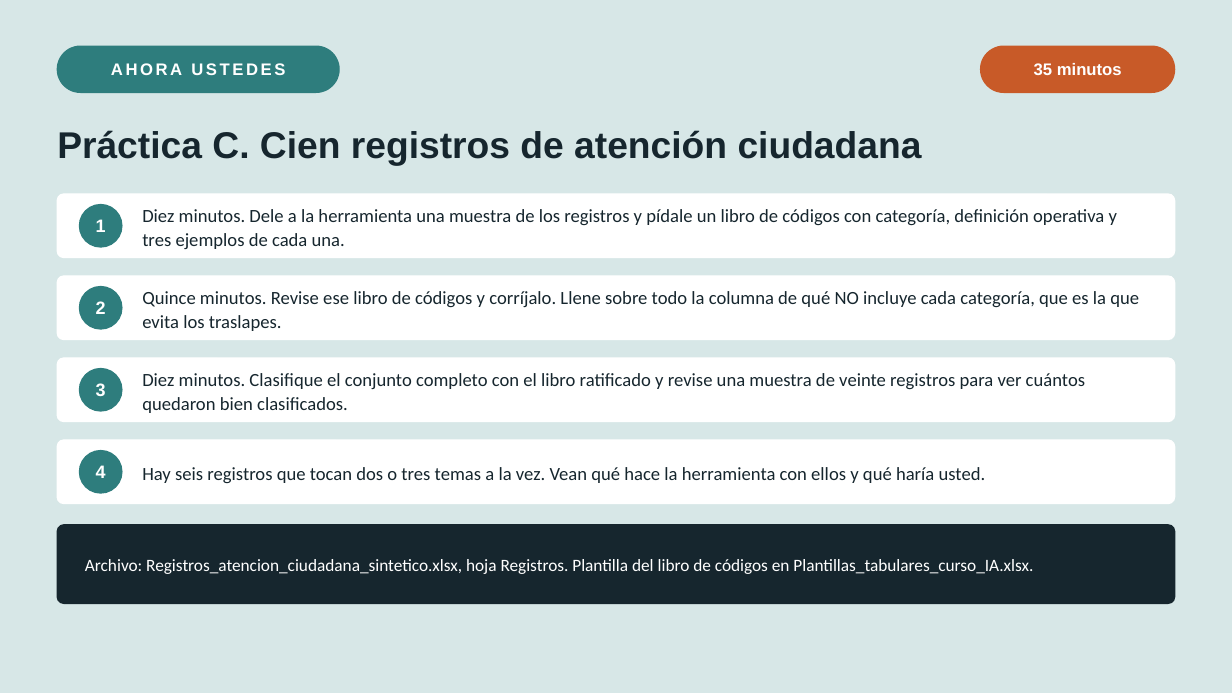
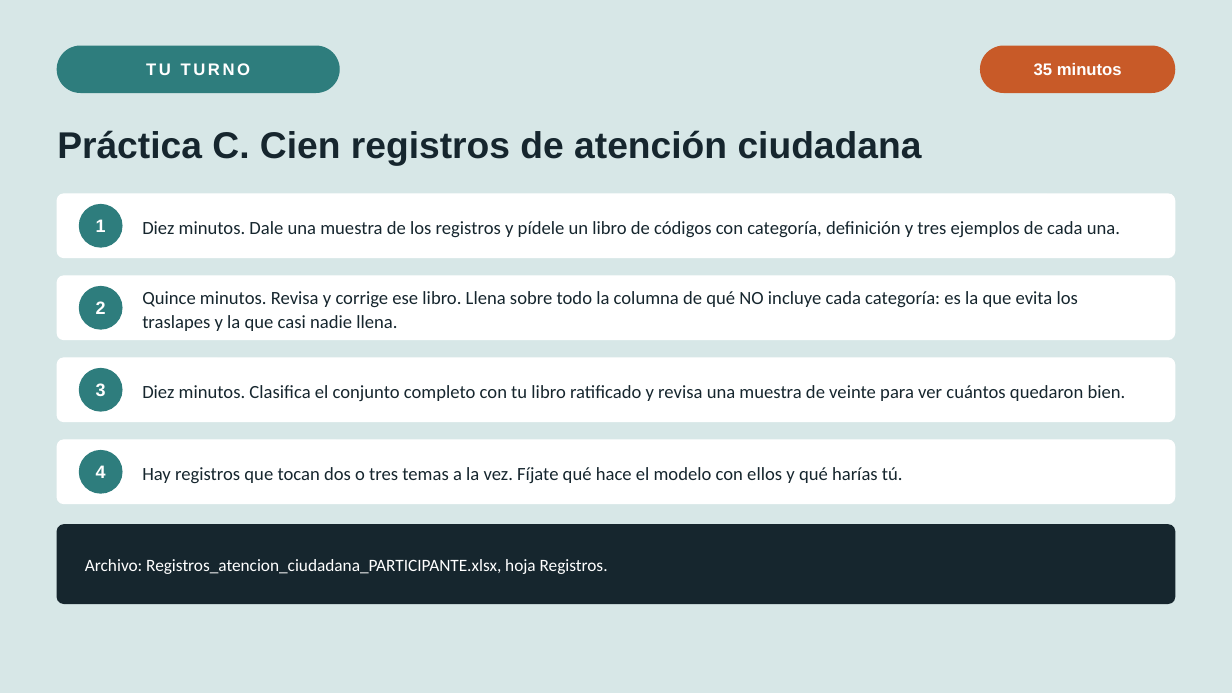
Before and after one commit to marvtrejo/curso-inegi-gen-ai, a slide deck: slide 12 of sesion-04/Sesion_04_PLN_Gestion_Documental.pptx (slide 11 before the commit). Drawn at 1232x693 pixels with LibreOffice and Linux fonts; fonts in the diff are those of the drawing. Boxes give left, top, right and bottom in pixels: in the first picture for what was removed or moved away, otherwise in the second. Text is boxed around its words. In the diff, an @@ line names an element or a change of style, - is before the commit and + after.

```diff
--- a/sesion-04/Sesion_04_PLN_Gestion_Documental.pptx
+++ b/sesion-04/Sesion_04_PLN_Gestion_Documental.pptx
@@ text at [146, 63, 250, 75]: text changed @@
-AHORA USTEDES
+TU TURNO
@@ text at [142, 221, 1120, 237]: text changed @@
-Diez minutos. Dele a la herramienta una muestra de los registros y pídale un libro de códigos con categoría, definición operativa y tres ejemplos de cada una.
+Diez minutos. Dale una muestra de los registros y pídele un libro de códigos con categoría, definición y tres ejemplos de cada una.
@@ text at [142, 291, 1078, 331]: text changed @@
-Quince minutos. Revise ese libro de códigos y corríjalo. Llene sobre todo la columna de qué NO incluye cada categoría, que es la que evita los traslapes.
+Quince minutos. Revisa y corrige ese libro. Llena sobre todo la columna de qué NO incluye cada categoría: es la que evita los traslapes y la que casi nadie llena.
@@ text at [142, 385, 1126, 401]: text changed @@
-Diez minutos. Clasifique el conjunto completo con el libro ratificado y revise una muestra de veinte registros para ver cuántos quedaron bien clasificados.
+Diez minutos. Clasifica el conjunto completo con tu libro ratificado y revisa una muestra de veinte para ver cuántos quedaron bien.
@@ text at [142, 467, 903, 483]: text changed @@
-Hay seis registros que tocan dos o tres temas a la vez. Vean qué hace la herramienta con ellos y qué haría usted.
+Hay registros que tocan dos o tres temas a la vez. Fíjate qué hace el modelo con ellos y qué harías tú.
@@ text at [85, 559, 608, 574]: text changed @@
-Archivo: Registros_atencion_ciudadana_sintetico.xlsx, hoja Registros. Plantilla del libro de códigos en Plantillas_tabulares_curso_IA.xlsx.
+Archivo: Registros_atencion_ciudadana_PARTICIPANTE.xlsx, hoja Registros.
```
Also in this commit, not shown: 12 other slides changed, 2 slides added, 1 slide removed, 14 other files.
